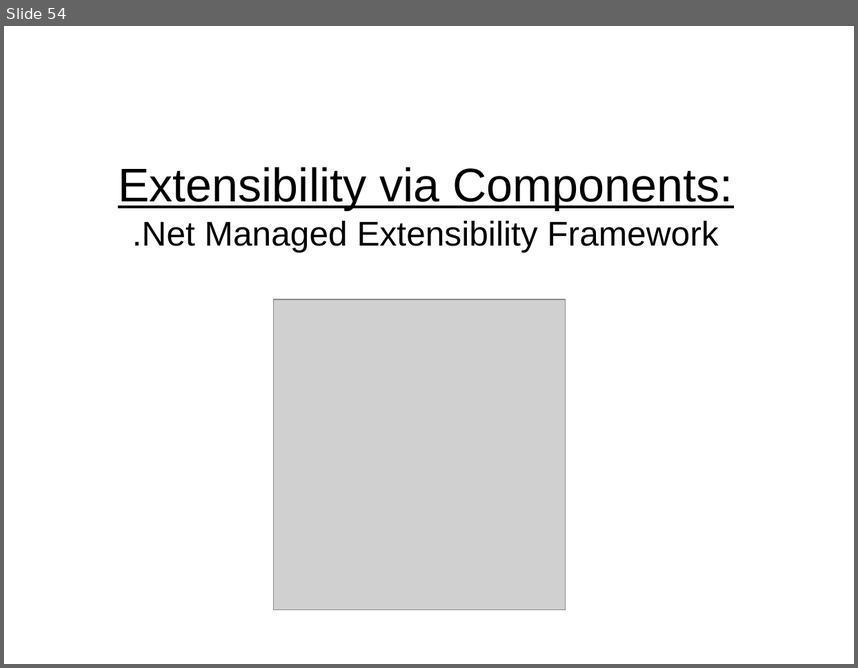
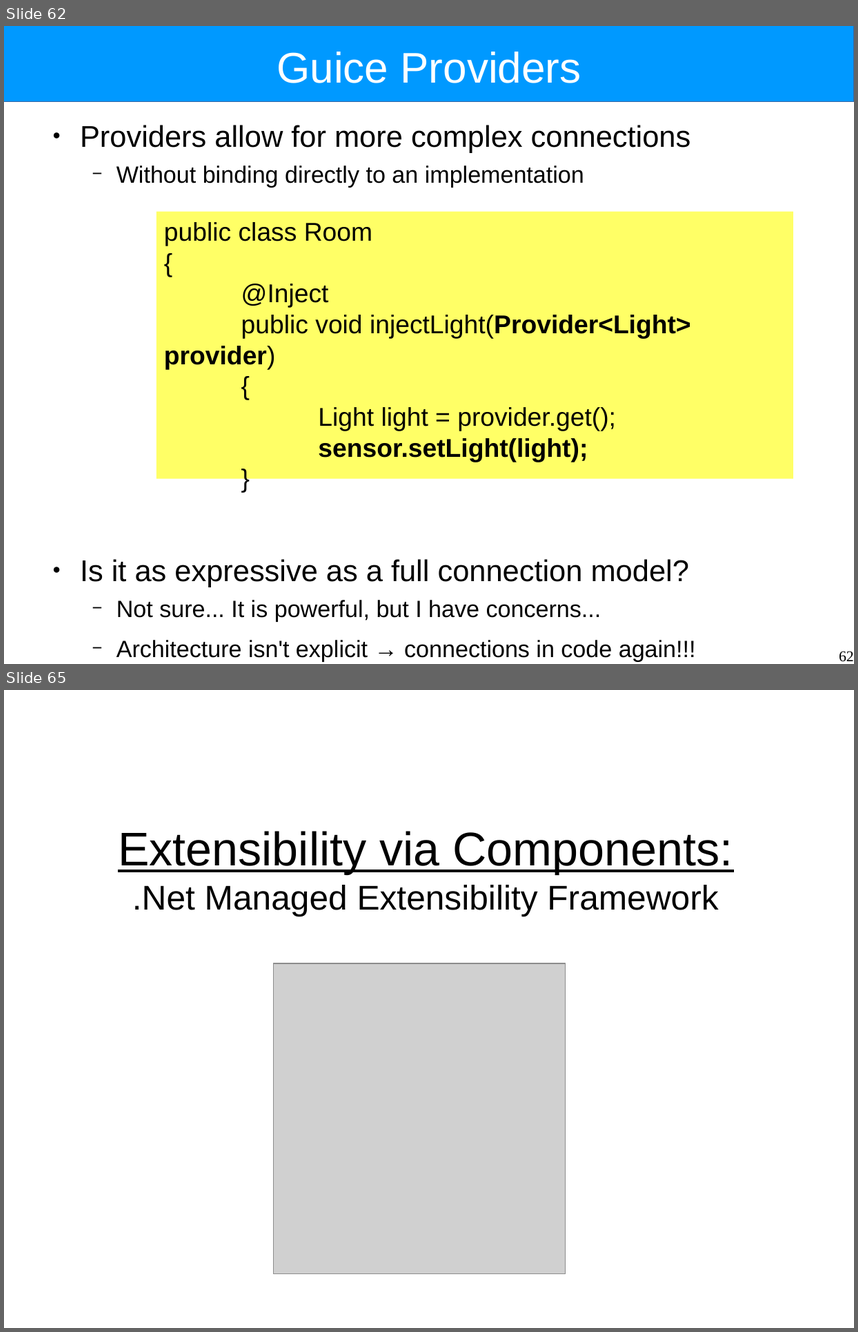
Before and after one commit to Intrinsarc/intrinsarc-evolve, a slide deck: Academic Work/lectures/components.odp. Shown one above the other, each under a label of ours: slide 54 before the commit, slides 62 and 65 after it; the slides between them are not shown. The pictures are 858x668 and 858x1332 pixels, drawn with LibreOffice and Linux fonts; fonts in the diff are those of the drawing; grey boxes stand for pictures. Boxes give left, top, right and bottom in pixels: in the first picture for what was removed or moved away, otherwise in the second. Text is boxed around its words. In the diff, an @@ line names an element or a change of style, - is before the commit and + after.

```diff
--- a/Academic Work/lectures/components.odp
+++ b/Academic Work/lectures/components.odp
@@ slide 62 added at bbox=[4, 26, 854, 664], background #FFFFFF @@
@@ rectangle added at bbox=[4, 26, 854, 102], fill #0099FF, outline #3465A4 0 pt @@
@@ title added at bbox=[277, 52, 582, 83], 40 pt, text #FFFFFF @@
+Guice Providers
@@ text added at bbox=[80, 125, 696, 661], 22 pt, text #000000 @@
+● Providers allow for more complex connections
+  − Without binding directly to an implementation
+● Is it as expressive as a full connection model?
+  − Not sure... It is powerful, but I have concerns...
+  − Architecture isn't explicit → connections in code again!!!
@@ rectangle added at bbox=[156, 211, 794, 478], fill #FFFF66, 24 pt, text #000000 @@
+public class Room
+{
+@Inject
+public void injectLight(Provider<Light> provider)
+{
+Light light = provider.get();
+sensor.setLight(light);
+}
@@ page number added at bbox=[839, 650, 854, 661], 14 pt, text #000000 @@
+62
@@ what was slide 54 is now slide 65 @@
```
Also in this commit, not shown: 13 slides changed, 24 other slides added, 9 slides removed, 3 other files.
